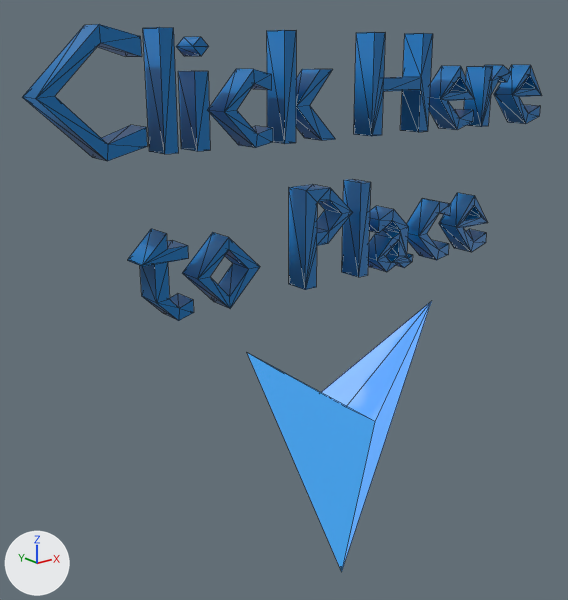
An edit to the glTF model media/gltf/reticle/reticle1.gltf, drawn before and after from the same camera.
Rendered twice from a camera (50 mm lens) standing at (-1.062, -1.115, 1.151) and looking at (-0.103, 0.084, 0.672). The lights are fixed; the arrows at lower left show +X, +Y and +Z. Mesh edges are drawn as thin lines. Where no turn or scale is listed for an object, it has been applied to the vertices.

The first picture shows 'Text.002', 'arrow_model.001'.
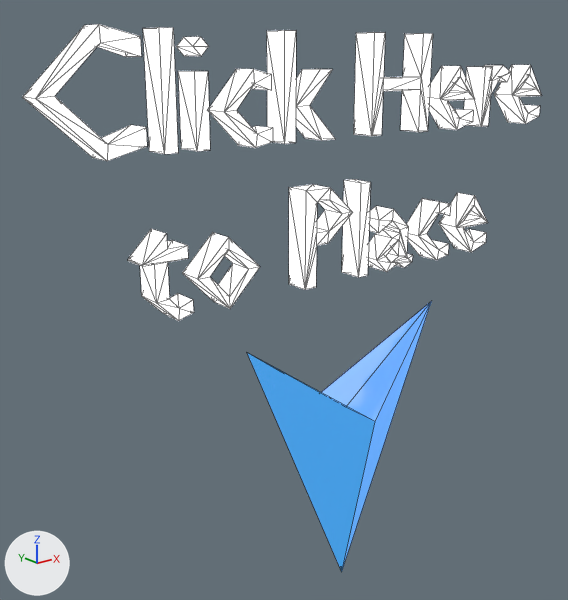
The change, as a diff of the scene's bpy script:
```diff
--- a/media/gltf/reticle/reticle1.gltf.py
+++ b/media/gltf/reticle/reticle1.gltf.py
@@ mat_material_001 @@
 mat_material_001 = principled_material('Material.001')
-mat_material_001.base_color = (0.0, 0.17, 0.491)  # blue #0073ba
+mat_material_001.base_color = (0.779, 0.813, 1.0)  # white #e4e9ff
 mat_material_001.roughness = 0.4
+mat_material_001.emission_strength = 1.0
```

Boxes [x1, y1, x2, y2] around the edits, measured in the pictures (568 x 600 px):
'Text.002', recoloured, surface changed (blue to white)
    both: [23, 24, 542, 321]
